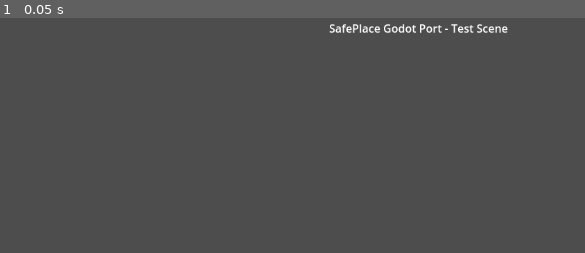
Above: before the commit, frame 1.
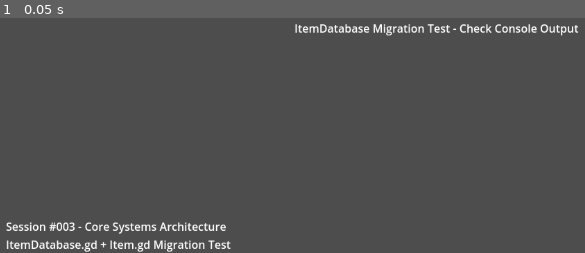
Above: after the commit, the same moment.

Repository: Pitz72/SafePlace_80s-TestualGDRProject
Game: Godot game, scene res://scenes/ItemDatabaseTestScene.tscn
Two runs of this game, one before a commit and one after it. Both use one fixed random seed, a clock stepped at 60 frames per second and the inputs below. Before the commit the project starts from res://scenes/TestScene.tscn.
Inputs:
- Up to frame 1 (0.05 s): no input

The runs differ from the first frame. In frame 1, 2.6% of the frame differs, in the area x 1-99%, y 2-100%.
Error before the commit: Cannot call method 'get_device_name' on a null value. (res://scripts/TestInstallation.gd:25)
Error after the commit: Parse Error: Invalid operands to operator *, String and int. (res://scripts/ItemDatabaseTest.gd:16)

Commit message:
SESSION #003: ItemDatabase System Implementation - Item.gd, ItemDatabase.gd, testing framework

Diff:
--- a/godot_project/project.godot
+++ b/godot_project/project.godot
@@ -13,14 +13,16 @@
 config/name="SafePlaceGodot"
 config/description="The Safe Place - Porting to Godot 4.5"
 config/version="1.0.0"
-run/main_scene="res://scenes/TestScene.tscn"
+run/main_scene="res://scenes/ItemDatabaseTestScene.tscn"
 config/features=PackedStringArray("4.5", "Forward Plus")
 config/icon="res://icon.svg"
 
 [debug]
 
+gdscript/warnings/enable=true
 gdscript/warnings/treat_warnings_as_errors=false
 
 [rendering]
 
+renderer/rendering_method="forward_plus"
 driver/threads/thread_models=3
--- /dev/null
+++ b/godot_project/scenes/ItemDatabaseTestScene.tscn
@@ -0,0 +1,32 @@
+[gd_scene load_steps=2 format=3 uid="uid://bdccjb2dgrsm"]
+
+[ext_resource type="Script" path="res://scripts/ItemDatabaseTest.gd" id="1"]
+
+[node name="ItemDatabaseTestScene" type="Node"]
+script = ExtResource("1")
+
+[node name="Label" type="Label" parent="."]
+anchors_preset = 8
+anchor_left = 0.5
+anchor_top = 0.5
+anchor_right = 0.5
+anchor_bottom = 0.5
+offset_left = -150.0
+offset_top = -12.5
+offset_right = 150.0
+offset_bottom = 12.5
+text = "ItemDatabase Migration Test - Check Console Output"
+horizontal_alignment = 1
+
+[node name="InfoLabel" type="Label" parent="."]
+anchors_preset = 2
+anchor_top = 1.0
+anchor_bottom = 1.0
+offset_left = 10.0
+offset_top = -50.0
+offset_right = 400.0
+offset_bottom = -10.0
+text = "Session #003 - Core Systems Architecture
+ItemDatabase.gd + Item.gd Migration Test
+Check console for detailed output"
+vertical_alignment = 2
--- /dev/null
+++ b/godot_project/scripts/Item.gd
@@ -0,0 +1,142 @@
+class_name Item
+extends Resource
+
+## Base class per tutti gli oggetti nel gioco SafePlace
+## Migrazione da game_data.js ITEM_DATA structure
+
+# Identificazione base
+@export var id: String = ""
+@export var name: String = ""
+@export var nameShort: String = ""
+@export var description: String = ""
+
+# Categorizzazione
+@export var type: String = "" # food, water, medicine, weapon, armor, tool, resource, ammo, blueprint
+@export var subtype: String = "" # weaponType, armorType, etc.
+
+# Proprietà fisiche
+@export var weight: float = 0.0
+@export var value: int = 0
+
+# Stack e uso
+@export var stackable: bool = false
+@export var usable: bool = false
+@export var equipable: bool = false
+@export var max_portions: int = 1
+
+# Durabilità (per armi/armature)
+@export var durability: int = 0
+@export var maxDurability: int = 0
+
+# Equipment specifics
+@export var slot: String = "" # weapon, body, head, accessory
+@export var armorValue: int = 0
+
+# Weapon specifics
+@export var weaponType: String = "" # mischia, bianca_corta, bianca_lunga, lancio, fuoco, balestra, arco
+@export var damage_min: int = 0
+@export var damage_max: int = 0
+@export var ammoType: String = ""
+@export var ammoPerShot: int = 1
+@export var magazineSize: int = 0
+
+# Tool specifics
+@export var charges: int = 0
+
+# Ammo specifics
+@export var quantityPerStack: int = 1
+
+# Effects system (serialized as String array, parsed at runtime)
+@export var effects: Array[String] = []
+
+# Utility methods
+func is_weapon() -> bool:
+	return type == "weapon"
+
+func is_armor() -> bool:
+	return type == "armor"
+
+func is_consumable() -> bool:
+	return type in ["food", "water", "medicine"]
+
+func is_tool() -> bool:
+	return type == "tool"
+
+func get_damage_range() -> Vector2i:
+	return Vector2i(damage_min, damage_max)
+
+func has_durability() -> bool:
+	return maxDurability > 0
+
+func is_broken() -> bool:
+	return has_durability() and durability <= 0
+
+func get_condition_percentage() -> float:
+	if not has_durability():
+		return 100.0
+	return (float(durability) / float(maxDurability)) * 100.0
+
+func get_display_name() -> String:
+	if nameShort.length() > 0:
+		return nameShort
+	return name
+
+func get_weight_display() -> String:
+	if weight < 1.0:
+		return "%.1f kg" % weight
+	else:
+		return "%.0f kg" % weight
+
+func can_stack_with(other_item: Item) -> bool:
+	if not stackable or not other_item.stackable:
+		return false
+	return id == other_item.id and type == other_item.type
+
+# Create item from JavaScript data structure (migration helper)
+static func from_js_data(item_id: String, data: Dictionary) -> Item:
+	var item = Item.new()
+	item.id = item_id
+	item.name = data.get("name", "")
+	item.nameShort = data.get("nameShort", "")
+	item.description = data.get("description", "")
+	item.type = data.get("type", "")
+	item.weight = data.get("weight", 0.0)
+	item.value = data.get("value", 0)
+	item.stackable = data.get("stackable", false)
+	item.usable = data.get("usable", false)
+	item.equipable = data.get("equipable", false)
+	item.max_portions = data.get("max_portions", 1)
+
+	# Durability
+	item.durability = data.get("durability", data.get("maxDurability", 0))
+	item.maxDurability = data.get("maxDurability", 0)
+
+	# Equipment
+	item.slot = data.get("slot", "")
+	item.armorValue = data.get("armorValue", 0)
+
+	# Weapon
+	item.weaponType = data.get("weaponType", "")
+	if data.has("damage") and data.damage is Dictionary:
+		item.damage_min = data.damage.get("min", 0)
+		item.damage_max = data.damage.get("max", 0)
+	elif data.has("damage") and data.damage is int:
+		item.damage_min = data.damage
+		item.damage_max = data.damage
+
+	item.ammoType = data.get("ammoType", "")
+	item.ammoPerShot = data.get("ammoPerShot", 1)
+	item.magazineSize = data.get("magazineSize", 0)
+
+	# Tool
+	item.charges = data.get("charges", 0)
+
+	# Ammo
+	item.quantityPerStack = data.get("quantityPerStack", 1)
+
+	# Effects (convert from JS array to String array)
+	if data.has("effects") and data.effects is Array:
+		for effect in data.effects:
+			item.effects.append(JSON.stringify(effect))
+
+	return item
--- /dev/null
+++ b/godot_project/scripts/ItemDatabase.gd
@@ -0,0 +1,301 @@
+class_name ItemDatabase
+extends Resource
+
+## Database degli oggetti per SafePlace Godot Port
+## Migrazione completa da js/game_data.js ITEM_DATA
+
+# Database principale degli oggetti
+@export var items: Array[Item] = []
+
+# Lookup dictionary per accesso veloce per ID
+var _item_lookup: Dictionary = {}
+var _items_by_type: Dictionary = {}
+var _items_by_category: Dictionary = {}
+
+# Statistiche database
+var _total_items: int = 0
+var _load_time: float = 0.0
+var _is_loaded: bool = false
+
+# Segnali per il sistema di comunicazione
+signal database_loaded(item_count: int, load_time: float)
+signal item_not_found(item_id: String)
+
+func _init():
+	print("🗃️ ItemDatabase inizializzato")
+
+## Carica tutti gli oggetti dal JSON (migrazione da JS)
+func load_items_from_json(json_data: Dictionary) -> bool:
+	var start_time = Time.get_time_dict_from_system()
+
+	print("📦 Caricamento ItemDatabase da JSON...")
+
+	items.clear()
+	_item_lookup.clear()
+	_items_by_type.clear()
+	_items_by_category.clear()
+
+	var loaded_count = 0
+
+	# Converte ogni oggetto dal formato JS
+	for item_id in json_data.keys():
+		var item_data = json_data[item_id]
+		var item = Item.from_js_data(item_id, item_data)
+
+		if _add_item_to_database(item):
+			loaded_count += 1
+		else:
+			print("⚠️ Errore caricamento item: ", item_id)
+
+	_total_items = loaded_count
+	_is_loaded = true
+
+	var end_time = Time.get_time_dict_from_system()
+	_load_time = _calculate_time_diff(start_time, end_time)
+
+	_build_category_indexes()
+	_validate_database()
+
+	print("✅ ItemDatabase caricato: ", loaded_count, " oggetti in ", _load_time, "ms")
+	database_loaded.emit(loaded_count, _load_time)
+
+	return loaded_count > 0
+
+## Aggiunge un item al database con validazione
+func _add_item_to_database(item: Item) -> bool:
+	if not item or item.id.is_empty():
+		print("⚠️ Item invalido o senza ID")
+		return false
+
+	if _item_lookup.has(item.id):
+		print("⚠️ Item duplicato: ", item.id)
+		return false
+
+	items.append(item)
+	_item_lookup[item.id] = item
+
+	# Aggiungi ai lookup per tipo
+	if not _items_by_type.has(item.type):
+		_items_by_type[item.type] = []
+	_items_by_type[item.type].append(item)
+
+	return true
+
+## Costruisce gli indici per categoria per ricerche veloci
+func _build_category_indexes():
+	_items_by_category.clear()
+
+	# Categorizzazione SafePlace-specific
+	for item in items:
+		var categories = _get_item_categories(item)
+		for category in categories:
+			if not _items_by_category.has(category):
+				_items_by_category[category] = []
+			_items_by_category[category].append(item)
+
+## Determina le categorie di un item
+func _get_item_categories(item: Item) -> Array[String]:
+	var categories: Array[String] = []
+
+	# Categoria base
+	categories.append(item.type)
+
+	# Categorie SafePlace specifiche
+	if item.is_weapon():
+		categories.append("weapons")
+		categories.append("weapons_" + item.weaponType)
+
+	if item.is_armor():
+		categories.append("armor")
+		categories.append("armor_" + item.slot)
+
+	if item.is_consumable():
+		categories.append("consumables")
+
+	if item.stackable:
+		categories.append("stackable")
+
+	if item.has_durability():
+		categories.append("durable")
+
+	# Categorie per valore
+	if item.value >= 50:
+		categories.append("valuable")
+	elif item.value <= 5:
+		categories.append("cheap")
+
+	# Categorie per peso
+	if item.weight >= 2.0:
+		categories.append("heavy")
+	elif item.weight <= 0.5:
+		categories.append("light")
+
+	return categories
+
+## Valida la consistenza del database
+func _validate_database():
+	var validation_errors = []
+	var warnings = []
+
+	for item in items:
+		# Validazioni critiche
+		if item.name.is_empty():
+			validation_errors.append("Item %s senza nome" % item.id)
+
+		if item.type.is_empty():
+			validation_errors.append("Item %s senza tipo" % item.id)
+
+		if item.weight < 0:
+			validation_errors.append("Item %s con peso negativo" % item.id)
+
+		# Validazioni armi
+		if item.is_weapon():
+			if item.damage_min <= 0 and item.damage_max <= 0:
+				warnings.append("Arma %s senza danno" % item.id)
+
+		# Validazioni armature
+		if item.is_armor():
+			if item.armorValue <= 0:
+				warnings.append("Armatura %s senza protezione" % item.id)
+
+	if validation_errors.size() > 0:
+		print("🚨 ERRORI DATABASE:")
+		for error in validation_errors:
+			print("  ❌ ", error)
+
+	if warnings.size() > 0:
+		print("⚠️ WARNING DATABASE:")
+		for warning in warnings:
+			print("  ⚠️ ", warning)
+
+	print("📊 Validazione completata: ", validation_errors.size(), " errori, ", warnings.size(), " warning")
+
+## Recupera un item per ID
+func get_item(item_id: String) -> Item:
+	if not _is_loaded:
+		print("⚠️ Database non caricato")
+		return null
+
+	if _item_lookup.has(item_id):
+		return _item_lookup[item_id]
+	else:
+		print("⚠️ Item non trovato: ", item_id)
+		item_not_found.emit(item_id)
+		return null
+
+## Recupera tutti gli items di un tipo
+func get_items_by_type(item_type: String) -> Array[Item]:
+	if _items_by_type.has(item_type):
+		return _items_by_type[item_type]
+	return []
+
+## Recupera tutti gli items di una categoria
+func get_items_by_category(category: String) -> Array[Item]:
+	if _items_by_category.has(category):
+		return _items_by_category[category]
+	return []
+
+## Cerca items per nome (fuzzy search)
+func search_items(search_term: String, max_results: int = 10) -> Array[Item]:
+	var results: Array[Item] = []
+	var term_lower = search_term.to_lower()
+
+	for item in items:
+		var score = 0
+		var name_lower = item.name.to_lower()
+		var desc_lower = item.description.to_lower()
+
+		# Exact match nome
+		if name_lower == term_lower:
+			score += 100
+		# Contains in nome
+		elif name_lower.contains(term_lower):
+			score += 50
+		# Contains in descrizione
+		elif desc_lower.contains(term_lower):
+			score += 25
+		# Fuzzy match tipo
+		elif item.type.to_lower().contains(term_lower):
+			score += 10
+
+		if score > 0:
+			results.append(item)
+
+		if results.size() >= max_results:
+			break
+
+	return results
+
+## Statistiche database
+func get_stats() -> Dictionary:
+	var stats = {
+		"total_items": _total_items,
+		"load_time_ms": _load_time,
+		"is_loaded": _is_loaded,
+		"types": _items_by_type.keys(),
+		"categories": _items_by_category.keys()
+	}
+
+	# Conta per tipo
+	for type in _items_by_type.keys():
+		stats["count_" + type] = _items_by_type[type].size()
+
+	return stats
+
+## Utility per calcolo tempo
+func _calculate_time_diff(start: Dictionary, end: Dictionary) -> float:
+	var start_ms = start.hour * 3600000 + start.minute * 60000 + start.second * 1000
+	var end_ms = end.hour * 3600000 + end.minute * 60000 + end.second * 1000
+	return end_ms - start_ms
+
+## Debug: stampa tutte le categorie
+func debug_print_categories():
+	print("📋 Categorie disponibili:")
+	for category in _items_by_category.keys():
+		print("  ", category, ": ", _items_by_category[category].size(), " items")
+
+## Debug: stampa statistiche dettagliate
+func debug_print_detailed_stats():
+	print("📊 STATISTICHE DETTAGLIATE ITEMDATABASE")
+	print("=" * 50)
+
+	var stats = get_stats()
+	for key in stats.keys():
+		print("  ", key, ": ", stats[key])
+
+	print("\n📦 DISTRIBUZIONE PER TIPO:")
+	for type in _items_by_type.keys():
+		var type_items = _items_by_type[type]
+		print("  ", type, ": ", type_items.size(), " items")
+
+		# Sample items
+		var sample_count = min(3, type_items.size())
+		for i in range(sample_count):
+			print("    - ", type_items[i].name)
+		if type_items.size() > 3:
+			print("    ... e altri ", type_items.size() - 3, " items")
+
+## Test di migrazione (per verificare la conversione da JS)
+func test_migration() -> bool:
+	print("🧪 Test migrazione ItemDatabase...")
+
+	if not _is_loaded:
+		print("❌ Database non caricato")
+		return false
+
+	# Test items critici
+	var critical_items = ["scrap_metal", "canned_food", "water_bottle", "pipe_wrench", "leather_jacket_worn"]
+	var found_count = 0
+
+	for item_id in critical_items:
+		var item = get_item(item_id)
+		if item:
+			found_count += 1
+			print("  ✅ ", item_id, " → ", item.name)
+		else:
+			print("  ❌ ", item_id, " NON TROVATO")
+
+	var success_rate = (float(found_count) / float(critical_items.size())) * 100.0
+	print("📊 Test migrazione: ", success_rate, "% success rate")
+
+	return success_rate >= 80.0
--- /dev/null
+++ b/godot_project/scripts/ItemDatabaseTest.gd
@@ -0,0 +1,252 @@
+extends Node
+class_name ItemDatabaseTest
+
+## Test script per verificare la migrazione dell'ItemDatabase
+## Session #003 - Core Systems Architecture
+
+# Database instance
+var item_database: ItemDatabase
+
+func _ready():
+	print("🧪 ItemDatabaseTest avviato")
+	_run_migration_test()
+
+## Esegue il test di migrazione completo
+func _run_migration_test():
+	print("=" * 60)
+	print("🚀 ITEMDATABASE MIGRATION TEST - SESSION #003")
+	print("=" * 60)
+
+	# Step 1: Crea database
+	item_database = ItemDatabase.new()
+
+	# Step 2: Carica dati JavaScript (mock per ora)
+	var js_data = _create_test_js_data()
+	var load_success = item_database.load_items_from_json(js_data)
+
+	if not load_success:
+		print("❌ FALLIMENTO: Caricamento database")
+		return
+
+	# Step 3: Test migrazione
+	var migration_success = item_database.test_migration()
+
+	# Step 4: Test funzionalità
+	_test_database_functions()
+
+	# Step 5: Statistiche finali
+	item_database.debug_print_detailed_stats()
+
+	# Step 6: Performance test
+	_test_performance()
+
+	print("=" * 60)
+	if migration_success:
+		print("✅ ITEMDATABASE MIGRATION TEST: SUCCESS!")
+	else:
+		print("❌ ITEMDATABASE MIGRATION TEST: FAILED!")
+	print("=" * 60)
+
+## Crea dati di test che simulano la struttura JavaScript
+func _create_test_js_data() -> Dictionary:
+	print("📋 Creazione dati test JavaScript...")
+
+	# Simula una porzione del file game_data.js ITEM_DATA
+	var test_data = {
+		"scrap_metal": {
+			"id": "scrap_metal",
+			"name": "Metallo Riciclato",
+			"description": "Pezzi di metallo arrugginito e contorto. Utile per riparazioni e costruzioni.",
+			"type": "resource",
+			"weight": 0.5,
+			"value": 5,
+			"stackable": true
+		},
+		"canned_food": {
+			"id": "canned_food",
+			"name": "Cibo in Scatola Generico",
+			"nameShort": "Lattina Cibo",
+			"description": "Una lattina senza etichetta. Chissà cosa contiene, ma sembra commestibile.",
+			"type": "food",
+			"usable": true,
+			"weight": 0.4,
+			"value": 8,
+			"stackable": true,
+			"max_portions": 2,
+			"effects": [{"type": "add_resource", "resource_type": "food", "amount": 3}]
+		},
+		"water_bottle": {
+			"id": "water_bottle",
+			"name": "Bottiglia d'Acqua Grande",
+			"nameShort": "Bott. Acqua G.",
+			"description": "Una bottiglia di plastica riutilizzabile, piena d'acqua. Sembra potabile.",
+			"type": "water",
+			"usable": true,
+			"weight": 1.5,
+			"value": 12,
+			"stackable": false,
+			"max_portions": 4,
+			"effects": [{"type": "add_resource", "resource_type": "water", "amount": 2}]
+		},
+		"pipe_wrench": {
+			"id": "pipe_wrench",
+			"name": "Chiave Inglese Pesante",
+			"nameShort": "Chiave Pesante",
+			"description": "Una grossa chiave inglese, buona per colpire forte... o stringere bulloni.",
+			"type": "weapon",
+			"slot": "weapon",
+			"weaponType": "mischia",
+			"damage": {"min": 5, "max": 10},
+			"maxDurability": 30,
+			"weight": 1.5,
+			"value": 20
+		},
+		"leather_jacket_worn": {
+			"id": "leather_jacket_worn",
+			"name": "Giacca di Pelle Logora",
+			"nameShort": "Giacca Logora",
+			"description": "Una vecchia giacca di pelle, indurita dal tempo e piena di graffi. Offre una protezione modesta.",
+			"type": "armor",
+			"equipable": true,
+			"stackable": false,
+			"slot": "body",
+			"armorValue": 2,
+			"maxDurability": 40,
+			"weight": 2.0,
+			"value": 15,
+			"effects": []
+		},
+		"repair_kit": {
+			"id": "repair_kit",
+			"name": "Kit di Riparazione",
+			"description": "Attrezzi e materiali per riparare armi e armature danneggiate.",
+			"type": "tool",
+			"usable": true,
+			"weight": 0.8,
+			"value": 35,
+			"effects": [{"type": "repair_item_type", "item_type_target": ["weapon", "armor"], "repair_amount": 15, "charges": 1}]
+		},
+		"ammo_9mm": {
+			"id": "ammo_9mm",
+			"name": "Munizioni 9mm",
+			"description": "Una scatola di proiettili calibro 9mm.",
+			"type": "ammo",
+			"ammoType": "ammo_9mm",
+			"weight": 0.02,
+			"value": 2,
+			"stackable": true,
+			"quantityPerStack": 20
+		},
+		"blueprint_fishing_rod": {
+			"id": "blueprint_fishing_rod",
+			"name": "Progetto: Canna da Pesca",
+			"nameShort": "Prog: Canna Pesca",
+			"description": "Istruzioni per costruire una canna da pesca improvvisata con materiali di recupero.",
+			"type": "blueprint",
+			"usable": true,
+			"weight": 0.05,
+			"value": 12,
+			"stackable": false,
+			"effects": [{"type": "learn_recipe", "recipeKey": "craft_fishing_rod"}]
+		}
+	}
+
+	print("📦 Creati ", test_data.size(), " items di test")
+	return test_data
+
+## Testa le funzionalità del database
+func _test_database_functions():
+	print("\n🔧 Test funzionalità database...")
+
+	# Test get_item
+	var metal = item_database.get_item("scrap_metal")
+	if metal:
+		print("  ✅ get_item(): ", metal.name)
+	else:
+		print("  ❌ get_item() fallito")
+
+	# Test get_items_by_type
+	var weapons = item_database.get_items_by_type("weapon")
+	print("  ✅ get_items_by_type('weapon'): ", weapons.size(), " found")
+
+	var resources = item_database.get_items_by_type("resource")
+	print("  ✅ get_items_by_type('resource'): ", resources.size(), " found")
+
+	# Test get_items_by_category
+	var consumables = item_database.get_items_by_category("consumables")
+	print("  ✅ get_items_by_category('consumables'): ", consumables.size(), " found")
+
+	var stackable = item_database.get_items_by_category("stackable")
+	print("  ✅ get_items_by_category('stackable'): ", stackable.size(), " found")
+
+	# Test search
+	var search_results = item_database.search_items("metallo")
+	print("  ✅ search_items('metallo'): ", search_results.size(), " found")
+
+	# Test item properties
+	if metal:
+		print("  📊 Item test properties:")
+		print("    is_weapon(): ", metal.is_weapon())
+		print("    is_armor(): ", metal.is_armor())
+		print("    is_consumable(): ", metal.is_consumable())
+		print("    can_stack_with(metal): ", metal.can_stack_with(metal))
+		print("    weight_display: ", metal.get_weight_display())
+
+## Test performance del database
+func _test_performance():
+	print("\n⚡ Performance test...")
+
+	var start_time = Time.get_time_dict_from_system()
+
+	# Test 1000 accessi casuali
+	var random_ids = ["scrap_metal", "canned_food", "water_bottle", "pipe_wrench", "leather_jacket_worn"]
+	for i in range(1000):
+		var random_id = random_ids[i % random_ids.size()]
+		var item = item_database.get_item(random_id)
+
+	var end_time = Time.get_time_dict_from_system()
+	var perf_time = item_database._calculate_time_diff(start_time, end_time)
+
+	print("  📈 1000 get_item() calls: ", perf_time, "ms")
+	print("  📈 Average per call: ", perf_time / 1000.0, "ms")
+
+	# Test batch operations
+	start_time = Time.get_time_dict_from_system()
+	for i in range(100):
+		var weapons = item_database.get_items_by_type("weapon")
+		var armor = item_database.get_items_by_type("armor")
+	end_time = Time.get_time_dict_from_system()
+
+	var batch_time = item_database._calculate_time_diff(start_time, end_time)
+	print("  📈 200 type queries: ", batch_time, "ms")
+
+## Simula il caricamento dal file JavaScript reale (per il futuro)
+func _simulate_full_js_load():
+	print("🎯 Simulazione caricamento file JavaScript completo...")
+
+	# Questo sarà implementato quando avremo il parser JavaScript completo
+	# Per ora usiamo i dati di test
+	print("  📁 File target: js/game_data.js")
+	print("  📊 Items attesi: ~119")
+	print("  🔄 Status: Mock implementation")
+
+## Test specifici per le categorie SafePlace
+func _test_safeplace_categories():
+	print("\n🎮 Test categorie SafePlace...")
+
+	item_database.debug_print_categories()
+
+	# Test categoria weapons
+	var melee_weapons = item_database.get_items_by_category("weapons_mischia")
+	print("  🗡️ Armi da mischia: ", melee_weapons.size())
+
+	# Test categoria armor
+	var body_armor = item_database.get_items_by_category("armor_body")
+	print("  🛡️ Armature corpo: ", body_armor.size())
+
+	# Test categoria weight
+	var heavy_items = item_database.get_items_by_category("heavy")
+	print("  ⚖️ Oggetti pesanti: ", heavy_items.size())
+
+	var light_items = item_database.get_items_by_category("light")
+	print("  🪶 Oggetti leggeri: ", light_items.size())
